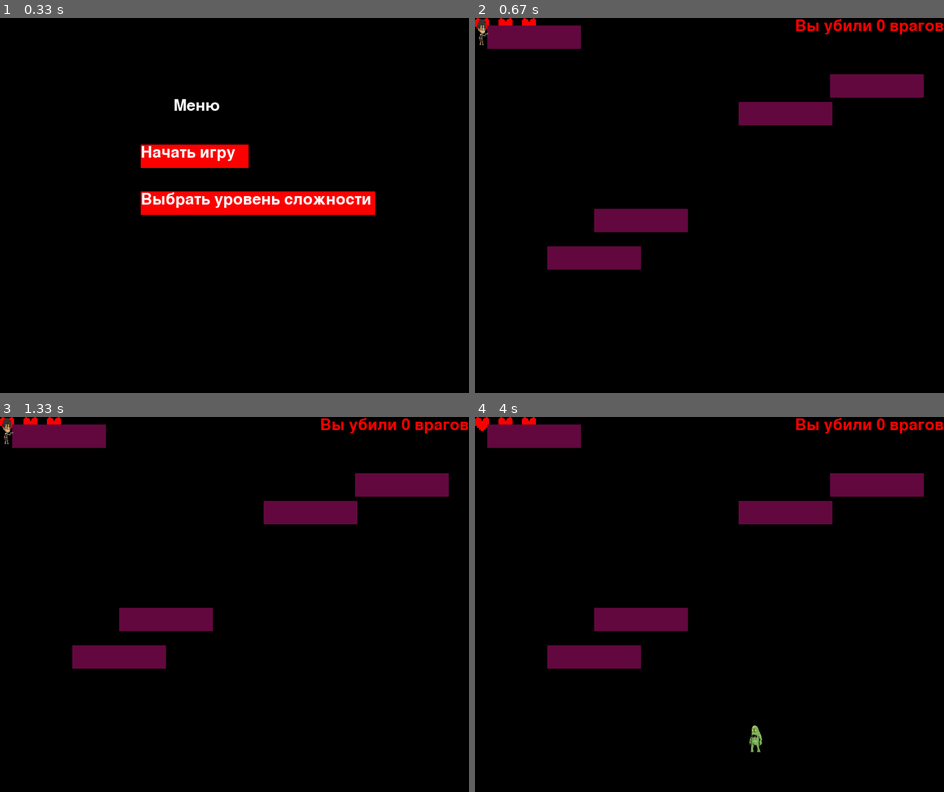
Above: before the commit, frames 1-4 (two rows, left to right).
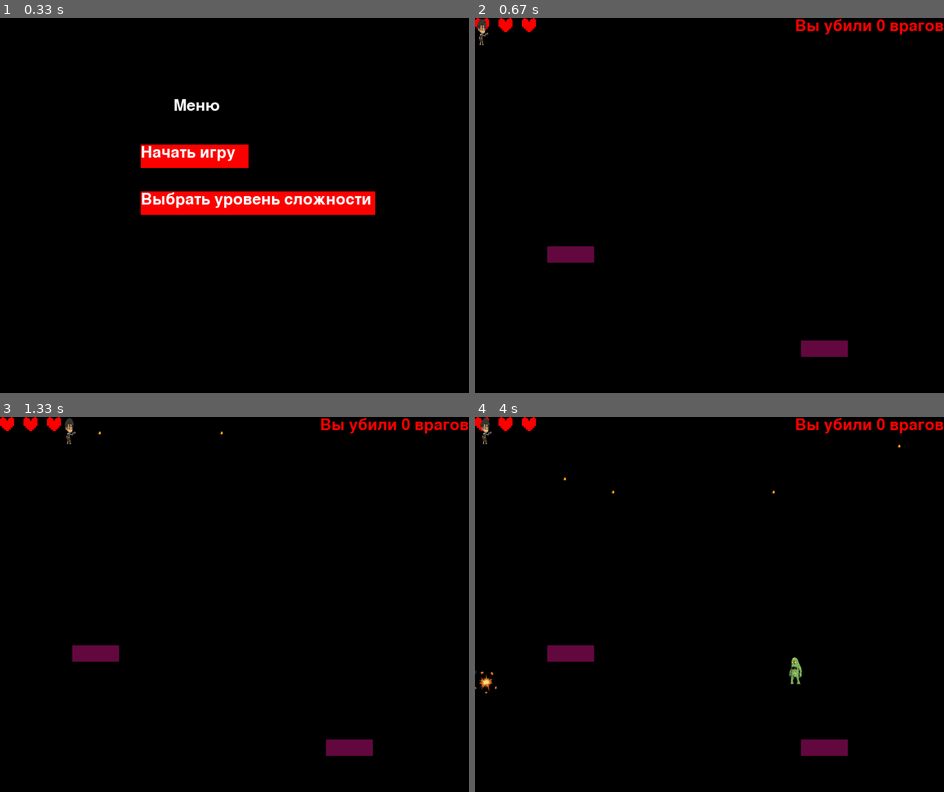
Above: after the commit, the same moments.

Repository: code-n-cry/pygame-tutoring-project
Game: pygame game, started from game.py
The game is run twice, just before and just after one commit, with the same random seed, the same clock (stepped at 60 frames per second) and the same inputs.
Inputs (mouse positions are in pixels of both pictures, inside the frame that each line leads up to):
- Up to frame 1 (0.33 s): no input
- Up to frame 2 (0.67 s): click "Начать игру" at 0.38 s
- Up to frame 3 (1.33 s): tap Space at 0.67, 1.07 s; hold D from 1 s (still down); move the mouse to (234, 630) at 1.03 s
- Up to frame 4 (4 s): tap Space at 1.37, 1.57, 1.9, 2.2, 2.4, 2.7, 2.97, 3.3, 3.6, 3.73 s; release D at 1.47 s; hold W 1.5-1.8 s; move the mouse to (756, 687) at 1.53 s; hold D 1.83-2.3 s; move the mouse to (564, 690) at 1.87 s; hold A 2.33-2.87 s; move the mouse to (883, 735) at 2.37 s; hold S 2.9-3.2 s; move the mouse to (587, 465) at 2.93 s; hold A 3.23-3.63 s; move the mouse to (596, 529) at 3.27 s; hold W from 3.67 s (still down); move the mouse to (686, 702) at 3.7 s

Frame 1 is identical in both runs. In frame 2, 6.4% of the frame differs, in the area x 2-96%, y 1-91%; in frame 3, 6.5%; in frame 4, 6.8%, in the area x 0-96%, y 0-91%.

Commit message:
Исправили генерацию стен

Diff:
--- /dev/null
+++ b/asd.py
@@ -0,0 +1,15 @@
+for i in range(wall_count):
+    x = random.randint(100, 800)
+    y = random.randint(100, 750)
+    overlap = True
+    wall = Wall(x, y)
+    while overlap:
+        overlap = False
+        for i in wall_group:
+            x = random.randint(100, 800)
+            y = random.randint(100, 750)
+            wall = Wall(x, y)
+            if pygame.sprite.collide_rect(wall, i):
+                overlap = True
+        coords.append([x, y])
+    wall_group.add(wall)
--- a/game.py
+++ b/game.py
@@ -86,39 +86,37 @@
         global difficult, enemy_count, player
         if event.type == pygame.MOUSEBUTTONDOWN:
             pos = event.pos
-            if self.choice == False:
+            if not self.choice:
                 if 300 <= pos[0] <= 530 and 270 <= pos[1] <= 320:
                     self.in_menu = False
-                    x_list = []
-                    y_list = []
+                    coords = []
                     wall_count = 0
                     if difficult == "easy":
-                        wall_count = 5
+                        wall_count = 2
                         enemy_count = 1
                         player.player_life = 3
                     if difficult == "normal":
-                        wall_count = 7
+                        wall_count = 4
                         enemy_count = 2
                         player.player_life = 2
                     if difficult == "hard":
-                        wall_count = 9
+                        wall_count = 5
                         enemy_count = random.randint(3, 4)
                         player.player_life = 1
                     for i in range(wall_count):
                         x = random.randint(100, 800)
                         y = random.randint(100, 750)
-                        if not x_list and not y_list:
-                            x_list.append(x)
-                            y_list.append(y)
-                        else:
-                            for i in range(len(x_list)):
-                                while x_list[i] - 70 <= x <= x_list[i] + 270:
-                                    x = random.randint(1, 800)
-                                while y_list[i] - 70 <= y <= y_list[i] + 270:
-                                    y = random.randint(1, 750)
-                            x_list.append(x)
-                            y_list.append(y)
+                        overlap = True
                         wall = Wall(x, y)
+                        while overlap:
+                            overlap = False
+                            for i in wall_group:
+                                x = random.randint(100, 800)
+                                y = random.randint(100, 750)
+                                wall = Wall(x, y)
+                                if pygame.sprite.collide_rect(wall, i):
+                                    overlap = True
+                            coords.append([x, y])
                         wall_group.add(wall)
                 if 300 <= pos[0] <= 800 and 370 <= pos[1] <= 420:
                     self.choice = True
@@ -204,7 +202,7 @@
 class Wall(pygame.sprite.Sprite):
     def __init__(self, x, y):
         super().__init__()
-        self.rect = pygame.Rect(x, y, 200, 50)
+        self.rect = pygame.Rect(x, y, 100, 35)
 
     def draw(self, screen):
         pygame.draw.rect(screen, (100, 10, 65), self.rect)
@@ -234,7 +232,7 @@
 
     def update(self):
         self.rect.x += self.speed_x
-        if self.rect.x < 30 or self.rect.right > WIDTH - 50:
+        if self.rect.x < 0 or self.rect.right > WIDTH - 50:
             self.explosion = True
         if self.explosion:
             self.speed_x = 0
@@ -271,18 +269,22 @@
                     enemy_bullet_right = Bullet(i.rect.x, i.rect.y + 30, -12)
                     enemy_bullet_group.add(enemy_bullet_left, enemy_bullet_right)
             if event.type == SPAWN_EVENT:
+                for i in enemy_group:
+                    while len(enemy_group) >= enemy_count:
+                        i.kill()
                 for c in range(enemy_count):
-                    x = random.randint(51, 970)
-                    y = random.randint(51, 740)
-                    for i in enemy_group:
-                        while len(enemy_group) >= enemy_count:
-                            i.kill()
-                        for i in wall_group:
-                            while i.rect.x - 250 <= x <= i.rect.x + 350:
-                                x = random.randint(1, 970)
-                            while i.rect.y - 120 <= y <= i.rect.y + 120:
-                                y = random.randint(1, 740)
+                    x = random.randint(51, 940)
+                    y = random.randint(51, 720)
                     enemy = Enemy(x, y)
+                    overlap = True
+                    while overlap is True:
+                        for j in wall_group:
+                            overlap = False
+                            x = random.randint(51, 940)
+                            y = random.randint(51, 720)
+                            enemy = Enemy(x, y)
+                            if pygame.sprite.collide_rect(i, enemy) or pygame.sprite.collide_rect(j, enemy):
+                                overlap = True
                     enemy_group.add(enemy)
                     if pygame.sprite.collide_rect(i, player):
                         player.alive = False
